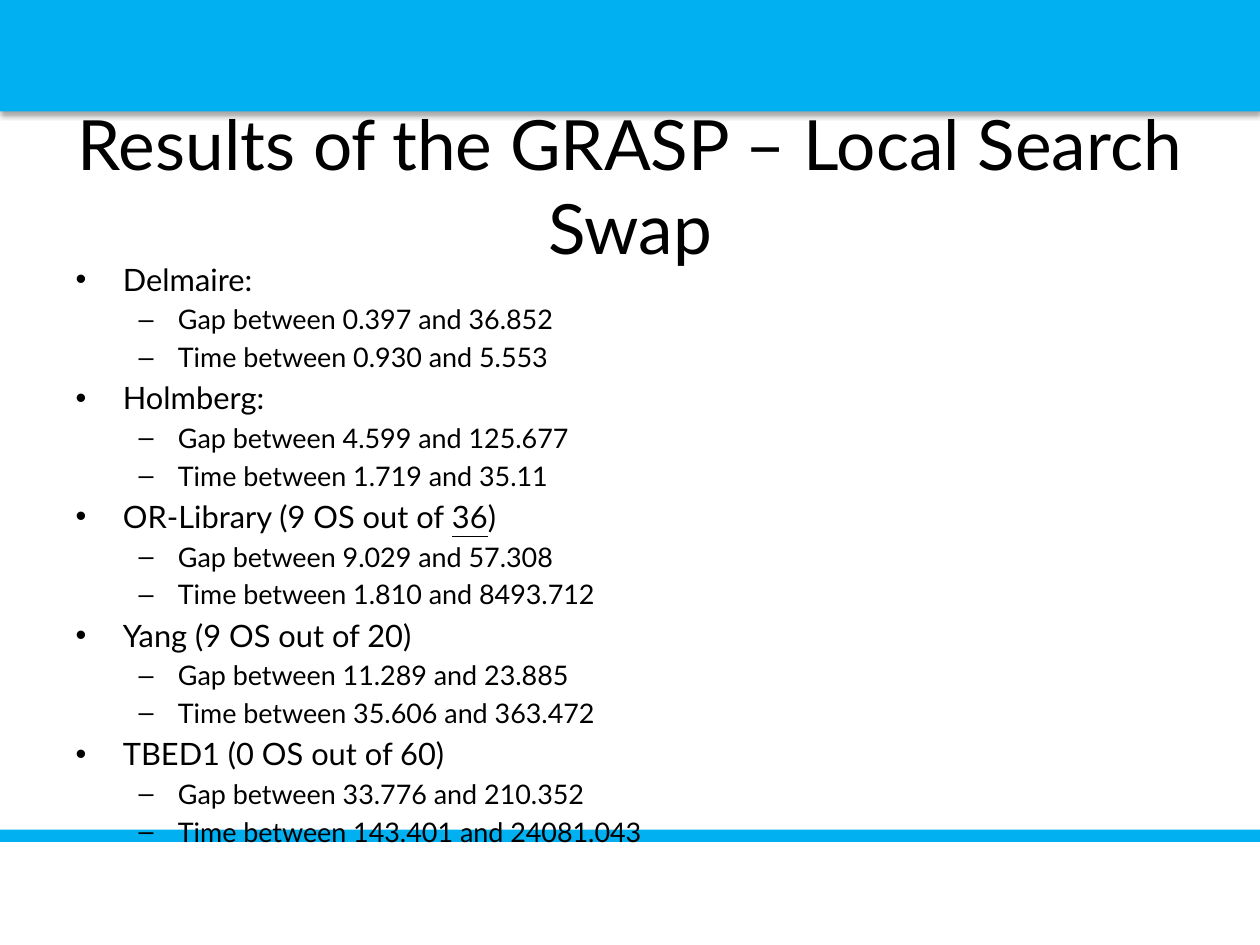
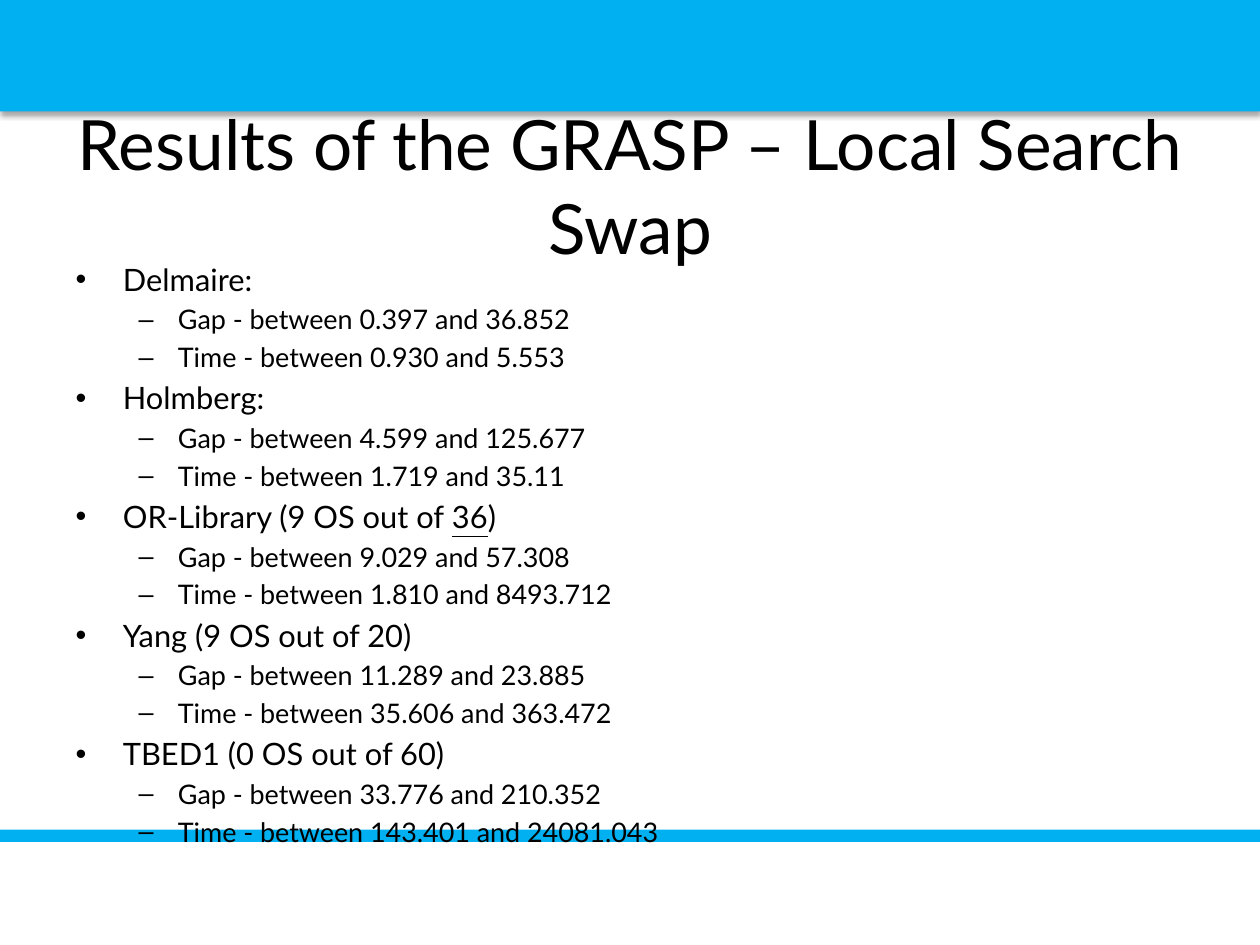
Before and after one commit to luispedro30/SO_trabalho, a slide deck: slide 17 of P_POINT_SO.pptx. Drawn at 1260x945 pixels with LibreOffice and Linux fonts; fonts in the diff are those of the drawing; background and template pictures are left out. Boxes give left, top, right and bottom in pixels: in the first picture for what was removed or moved away, otherwise in the second. Text is boxed around its words. In the diff, an @@ line names an element or a change of style, - is before the commit and + after.

```diff
--- a/P_POINT_SO.pptx
+++ b/P_POINT_SO.pptx
@@ text at (178,309,569,368): text changed @@
-  – Gap between 0.397 and 36.852
-  – Time between 0.930 and 5.553
+  – Gap - between 0.397 and 36.852
+  – Time - between 0.930 and 5.553
@@ text at (178,428,585,487): text changed @@
-  – Gap between 4.599 and 125.677
-  – Time between 1.719 and 35.11
+  – Gap - between 4.599 and 125.677
+  – Time - between 1.719 and 35.11
@@ text at (178,547,612,605): text changed @@
-  – Gap between 9.029 and 57.308
-  – Time between 1.810 and 8493.712
+  – Gap - between 9.029 and 57.308
+  – Time - between 1.810 and 8493.712
@@ text at (178,665,612,724): text changed @@
-  – Gap between 11.289 and 23.885
-  – Time between 35.606 and 363.472
+  – Gap - between 11.289 and 23.885
+  – Time - between 35.606 and 363.472
@@ text at (178,784,601,809): text changed @@
-  – Gap between 33.776 and 210.352
-  – Time between 143.401 and 24081.043
+  – Gap - between 33.776 and 210.352
+  – Time - between 143.401 and 24081.043
```
Also in this commit, not shown: 4 other slides changed, 1 other file.
